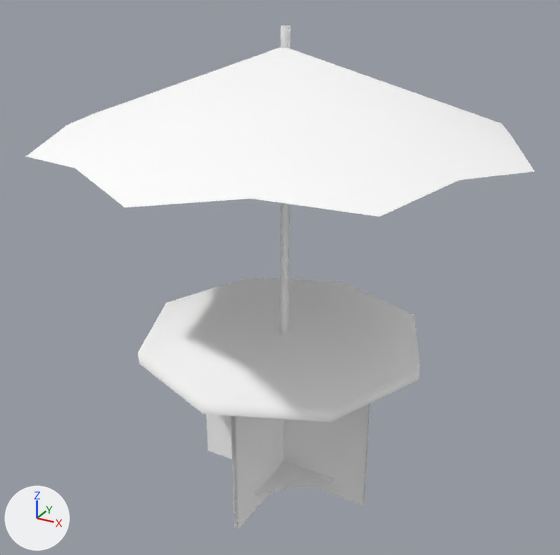
The glTF model public/3d/item/model__item__room.ofs_3432_0/3432IMIG20_31.gltf: old version first, new version second.
One viewpoint serves both versions: a 50 mm camera at (1.41, -2.59, 2.3) aimed at (-0.01, 0.0, 1.01). The axes (+X, +Y, +Z) are drawn at lower left. The lights are the same throughout. The older version comes first.

Before the edit, the objects in view are built like this:
```python
mat_imig20_31_0 = principled_material('imig20_31_0')
mat_imig20_31_0.base_color = (1.0, 1.0, 1.0)  # white #ffffff
mat_imig20_31_0.roughness = 1.0
mat_imig20_31_1 = principled_material('imig20_31_1')
mat_imig20_31_1.base_color = (1.0, 1.0, 1.0)  # white #ffffff
mat_imig20_31_1.roughness = 1.0
mat_imig20_31_2 = principled_material('imig20_31_2')
mat_imig20_31_2.base_color = (1.0, 1.0, 1.0)  # white #ffffff
mat_imig20_31_2.roughness = 1.0
mat_imig20_31_3 = principled_material('imig20_31_3')
mat_imig20_31_3.base_color = (1.0, 1.0, 1.0)  # white #ffffff
mat_imig20_31_3.roughness = 1.0
me_3432imig20_31 = bpy.data.meshes.new('3432IMIG20_31')
me_3432imig20_31.from_pydata(...)  # 75 vertices, 70 faces; spans x -0.95..0.95, y -0.95..0.95, z 0.0..2.01
# faces by material slot: [30, 20, 16, 4]
me_3432imig20_31.materials.append(mat_imig20_31_0)  # white #ffffff
me_3432imig20_31.materials.append(mat_imig20_31_3)  # white #ffffff
me_3432imig20_31.materials.append(mat_imig20_31_1)  # white #ffffff
me_3432imig20_31.materials.append(mat_imig20_31_2)  # white #ffffff
ob_3432imig20_31 = bpy.data.objects.new('3432IMIG20_31', me_3432imig20_31)
ob_3432imig20_31.location = (0.0, 0.0, 0.0)
```
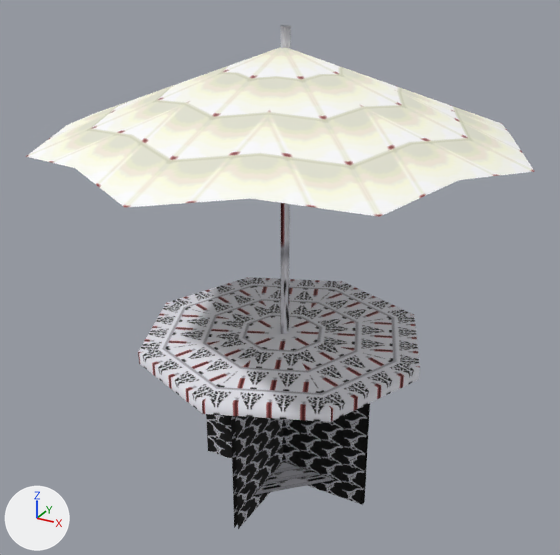
Boxes (x1, y1, x2, y2) around the edits, measured in the pictures (560 x 555 px):
'3432IMIG20_31', surface changed (darker): (26, 25, 535, 529) in both

The change in detail:
Picture 'imig20_31_2' (img_imig20_31_2) is new.
Picture 'imig20_31_1' (img_imig20_31_1) is new.
Picture 'imig20_31_3' (img_imig20_31_3) is new.
Picture 'imig20_31_0' (img_imig20_31_0) is new.
In material 'imig20_31_0' (mat_imig20_31_0), base_color is no longer (1.0, 1.0, 1.0), white #ffffff.
In material 'imig20_31_0' (mat_imig20_31_0), texture is now set to img_imig20_31_0.
In material 'imig20_31_3' (mat_imig20_31_3), base_color is no longer (1.0, 1.0, 1.0), white #ffffff.
In material 'imig20_31_3' (mat_imig20_31_3), texture is now set to img_imig20_31_3.
In material 'imig20_31_1' (mat_imig20_31_1), base_color is no longer (1.0, 1.0, 1.0), white #ffffff.
In material 'imig20_31_1' (mat_imig20_31_1), texture is now set to img_imig20_31_1.
In material 'imig20_31_2' (mat_imig20_31_2), base_color is no longer (1.0, 1.0, 1.0), white #ffffff.
In material 'imig20_31_2' (mat_imig20_31_2), texture is now set to img_imig20_31_2.
